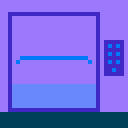
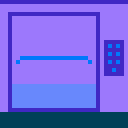
Before/after of a 128px x 128px layered artwork. What changed in the layer stack:
painted on "Background" over [0, 0, 128, 4]
